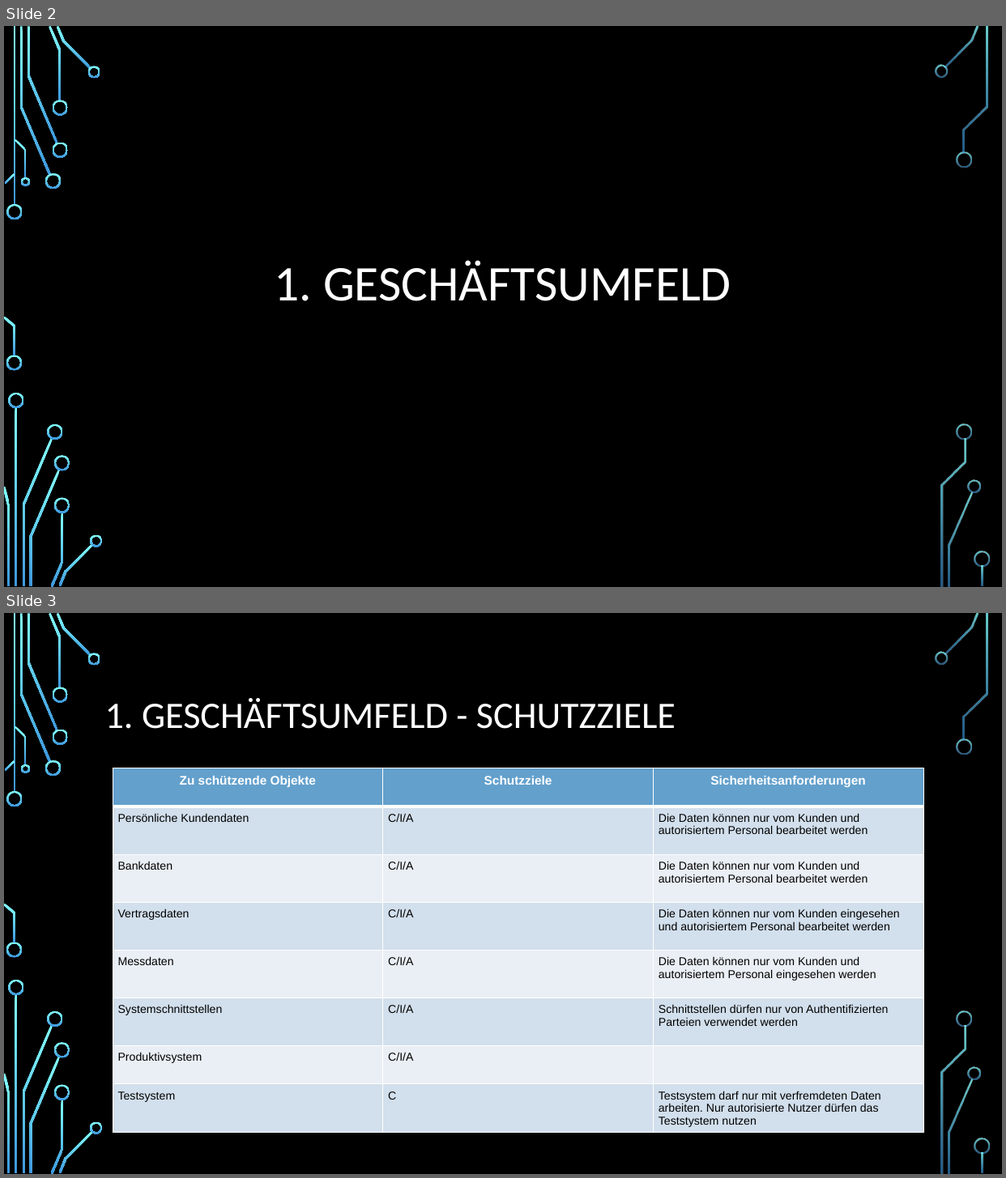
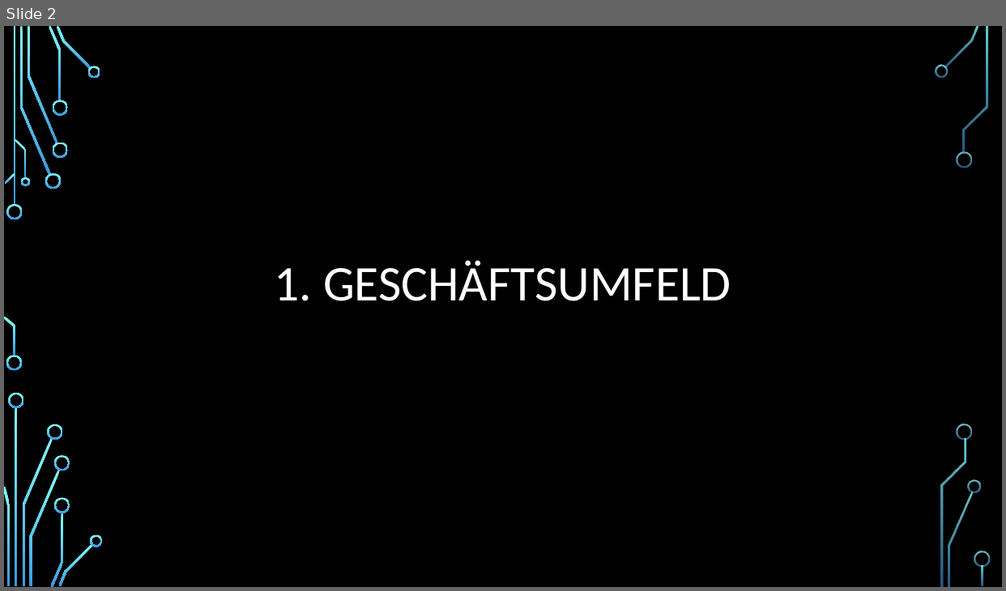
Before and after one commit to CelMur/TINF21CS2_Security_by_Design_Gruppenprojekt, a slide deck: Documentation/2023_10_26_SBD_Präsentation.pptx. Shown one above the other, each under a label of ours: slides 2 and 3 before the commit, slide 2 after it. The pictures are 1006x1178 and 1006x591 pixels, drawn with LibreOffice and Linux fonts; fonts in the diff are those of the drawing; background and template pictures are left out. Boxes give left, top, right and bottom in pixels: in the first picture for what was removed or moved away, otherwise in the second. Text is boxed around its words. In the diff, an @@ line names an element or a change of style, - is before the commit and + after.

```diff
--- a/Documentation/2023_10_26_SBD_Präsentation.pptx
+++ b/Documentation/2023_10_26_SBD_Präsentation.pptx
@@ slide 3 removed at <box>4,613,1002,1174</box>, background picture (left out); not listed: 36 template elements that a slide beside it also shows @@
@@ title removed at <box>105,698,675,729</box> @@
-1. GESCHÄFTSUMFELD - SCHUTZZIELE
@@ table removed at <box>113,768,923,1135</box>, 8 rows, 3 columns @@
-Zu schützende Objekte | Schutzziele | Sicherheitsanforderungen
-Persönliche Kundendaten | C/I/A | Die Daten können nur vom Kunden und autorisiertem Personal bearbeitet werden
-Bankdaten | C/I/A | Die Daten können nur vom Kunden und autorisiertem Personal bearbeitet werden
-Vertragsdaten | C/I/A | Die Daten können nur vom Kunden eingesehen und autorisiertem Personal bearbeitet werden
-Messdaten | C/I/A | Die Daten können nur vom Kunden und autorisiertem Personal eingesehen werden
-Systemschnittstellen | C/I/A | Schnittstellen dürfen nur von Authentifizierten Parteien verwendet werden
-Produktivsystem | C/I/A | 
-Testsystem | C | Testsystem darf nur mit verfremdeten Daten arbeiten. Nur autorisierte Nutzer dürfen das Teststystem nutzen
```
Also in this commit, not shown: 3 slides changed, 3 slides added, 1 other slide removed.
